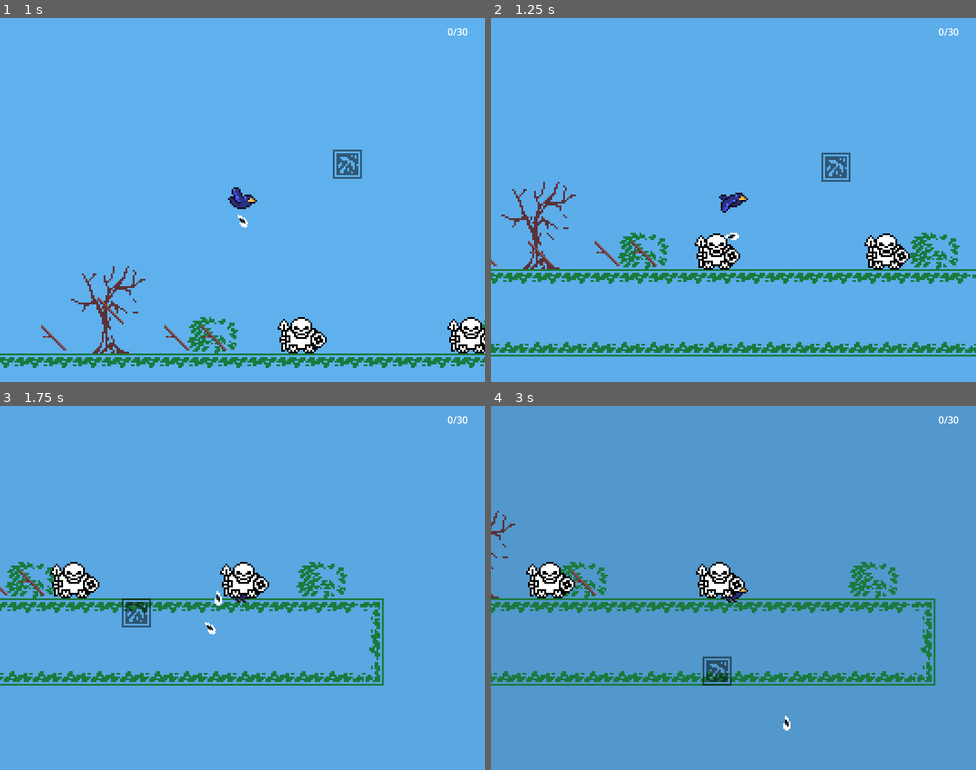
Above: before the commit, frames 1-4 (two rows, left to right).
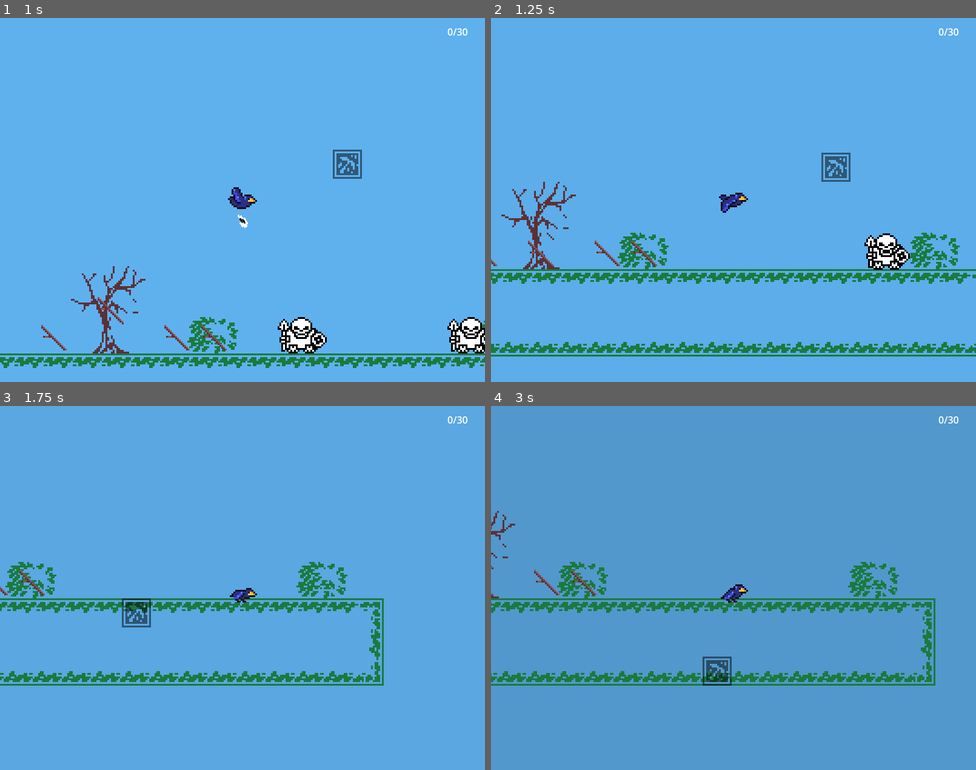
Above: after the commit, the same moments.

Repository: Gladiu/Birds-jam
Game: Godot game, scene res://scn/main.tscn
Two runs of this game, one before a commit and one after it. Both use one fixed random seed, a clock stepped at 60 frames per second and the inputs below.
Inputs (mouse positions are in pixels of both pictures, inside the frame that each line leads up to):
- Up to frame 1 (1 s): move the mouse to (349, 181) at 0.52 s; hold D (move_right) from 0.53 s (still down); tap Ctrl (poop) at 0.6 s
- Up to frame 2 (1.25 s): keep holding D (move_right)
- Up to frame 3 (1.75 s): keep holding D (move_right); move the mouse to (145, 606) at 1.27 s; tap Space (fly) at 1.35 s; tap Ctrl (poop) at 1.55 s
- Up to frame 4 (3 s): move the mouse to (782, 507) at 2.02 s; release D (move_right) at 2.03 s; hold A (move_left) 2.03-2.78 s; click (782, 507) at 2.1 s; tap Ctrl (poop) at 2.3 s; move the mouse to (709, 660) at 2.77 s; hold D (move_right) from 2.78 s (still down); right-click (709, 660) at 2.85 s

Frame 1 is identical in both runs. In frame 2, 0.7% of the frame differs, in the area x 42-52%, y 59-70%; in frame 3, 1.5%, in the area x 10-56%, y 42-63%; in frame 4, 1.5%.

Commit message:
Add enemy killing

Diff:
--- a/scn/poop.tscn
+++ b/scn/poop.tscn
@@ -1,10 +1,12 @@
-[gd_scene load_steps=4 format=3 uid="uid://548ti6ksnobj"]
+[gd_scene load_steps=5 format=3 uid="uid://548ti6ksnobj"]
 
 [ext_resource type="Texture2D" uid="uid://d4drxvt33bm7o" path="res://ast/poop.png" id="1_8yfru"]
 [ext_resource type="Script" uid="uid://bwwmde8wfbkvm" path="res://src/poop.gd" id="1_evojx"]
 
 [sub_resource type="CircleShape2D" id="CircleShape2D_4hktk"]
 radius = 7.0
+
+[sub_resource type="CircleShape2D" id="CircleShape2D_evojx"]
 
 [node name="Poop" type="CharacterBody2D"]
 collision_layer = 0
@@ -17,3 +19,12 @@
 [node name="Sprite2D" type="Sprite2D" parent="."]
 scale = Vector2(3, 3)
 texture = ExtResource("1_8yfru")
+
+[node name="Hitbox" type="Area2D" parent="."]
+collision_layer = 0
+collision_mask = 14
+
+[node name="CollisionShape2D" type="CollisionShape2D" parent="Hitbox"]
+shape = SubResource("CircleShape2D_evojx")
+
+[connection signal="body_entered" from="Hitbox" to="." method="_on_hitbox_body_entered"]
--- a/src/enemy.gd
+++ b/src/enemy.gd
@@ -1,3 +1,4 @@
+class_name Enemy
 extends CharacterBody2D
 
 const SPEED = 100
--- a/src/poop.gd
+++ b/src/poop.gd
@@ -6,5 +6,12 @@
 
 func _physics_process(delta: float) -> void:
 	velocity.y += GRAVITY * delta
-	$Sprite2D.rotation = velocity.angle() - 0.5 * PI # This offset is necessary
+	$Sprite2D.rotation = velocity.angle() - 0.5 * PI
 	move_and_slide()
+
+
+func _on_hitbox_body_entered(body):
+	var enemy = body as Enemy
+	if enemy:
+		enemy.queue_free()
+	queue_free()
